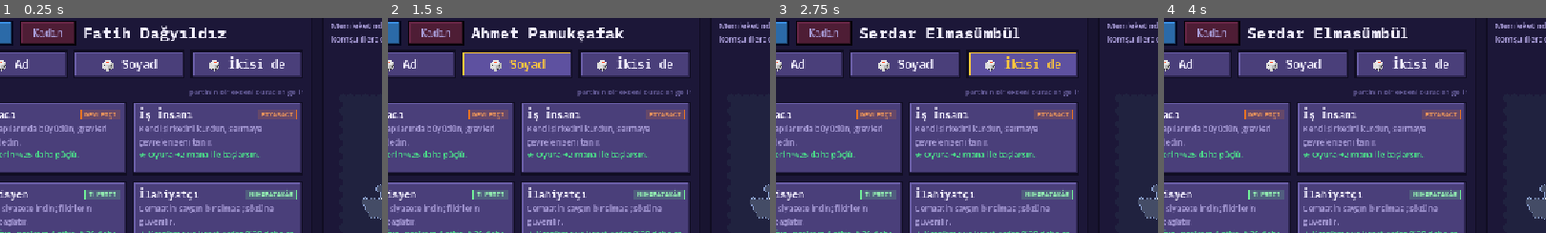
Above: before the commit, frames 1-4 (left to right).
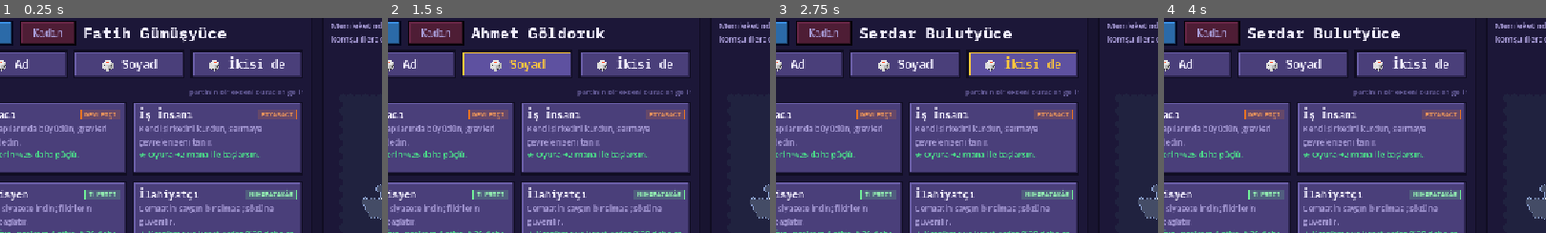
Above: after the commit, the same moments.

Repository: TriQue06/siyaset_oyunu_test_experimental
Game: Godot game, scene res://scenes/PoliticianSetup.tscn
The game is run twice, just before and just after one commit, with the same random seed, the same clock (stepped at 60 frames per second) and the same inputs. This scene is started directly instead of the project's main scene. Sound files missing from this copy of the repository are replaced by a short silence.
Inputs:
- Up to frame 1 (0.25 s): no input
- Up to frame 2 (1.5 s): click "🎲 Ad" at 0.5 s; click "🎲 Soyad" at 1.25 s
- Up to frame 3 (2.75 s): click "🎲 İkisi de" at 2 s
- Up to frame 4 (4 s): click "Menü" at 2.75 s; click "Devam Et (ESC)" at 3.5 s
The pictures show only the part of the screen within x 8-58%, y 19-69%; the shares and areas given below are measured in that part.

The runs differ from the first frame. In frame 1, 0.6% of the frame differs, in the area x 36-60%, y 3-12%; in frame 2, 0.6%, in the area x 36-62%, y 4-12%; in frame 3, 0.6%; in frame 4, 0.6%.

Commit message:
Sürüm 0.0.119: Yılmaz ve Karabulut soyadları mümkün
Co-Authored-By: Claude Opus 5.5 <noreply@anthropic.com>

Diff:
--- a/siyaset-oyunu/project.godot
+++ b/siyaset-oyunu/project.godot
@@ -11,7 +11,7 @@
 [application]
 
 config/name="Siyaset Oyunu"
-config/version="0.0.118"
+config/version="0.0.119"
 run/main_scene="res://scenes/Lobby.tscn"
 config/quit_on_go_back=false
 config/features=PackedStringArray("4.7", "Forward Plus")
--- a/siyaset-oyunu/scripts/politician_presets.gd
+++ b/siyaset-oyunu/scripts/politician_presets.gd
@@ -107,15 +107,19 @@
 	"tepe", "yazı", "örs", "kalem", "dokuma", "keman", "yüce", "yay",
 	"sazlı", "kamış", "çalı", "fındık", "kiraz", "kayın", "palamut", "yonca", "kestane", "defne",
 	"soy", "ay", "ok", "yol", "gül", "yıldız", "bulut"]
+## Kök + ekle üretilemeyen ama izin verilen tek parça soyadlar; arada bir
+## (STANDALONE_SURNAME_CHANCE) bunlardan biri gelir.
+const STANDALONE_SURNAMES := ["Yılmaz"]
+const STANDALONE_SURNAME_CHANCE := 0.04
 ## Gerçek (Türk) siyasetçi soyadları: üretici bunları ASLA vermez.
 const BANNED_SURNAMES := ["Erdoğan", "Kılıçdaroğlu", "Bahçeli", "Akşener", "İnce", "Demirtaş",
 	"Davutoğlu", "Babacan", "Özel", "İmamoğlu", "Yavaş", "Özal", "Demirel", "Ecevit", "Erbakan",
-	"İnönü", "Atatürk", "Menderes", "Türkeş", "Baykal", "Çiller", "Yılmaz", "Bayar", "Gül",
+	"İnönü", "Atatürk", "Menderes", "Türkeş", "Baykal", "Çiller", "Bayar", "Gül",
 	"Sezer", "Soylu", "Karamollaoğlu", "Perinçek", "Oğan", "Dervişoğlu", "Bakırhan", "Kurtulmuş",
 	"Yıldırım", "Arınç", "Akdoğan", "Uysal", "Altan", "Sancar", "Koç", "Aydın", "Ağıralioğlu",
 	"Akpınar", "Gökçek", "Ağar", "Karayalçın", "Talabani", "Günaydın", "Kaya", "Demir",
 	"Çağlayan", "Bozdağ", "Albayrak", "Tanal", "Altay", "Akar", "Ulusoy", "Sarıgül", "Alpay", "Altınok", "Akyol", "Gökçe", "Akgül", "Tanyol", "Karabağ",
-	"Akbulut", "Aksoy", "Akay", "Altınay", "Ayyıldız", "Akyıldız", "Günay", "Karabulut", "Altınsoy",
+	"Akbulut", "Aksoy", "Akay", "Altınay", "Ayyıldız", "Akyıldız", "Günay", "Altınsoy",
 	"Ceylanpınar", "Kızılay", "Bilgiç", "Ünal", "Çelik", "Kurt", "Doğan", "Şimşek", "Polat", "Kalkan",
 	"Elitaş", "Ağbal", "Bostancı", "Tüfenkci", "Zeybekci", "Fidan", "Bayraktar", "Kacır", "Göktaş"]
 
@@ -183,7 +187,11 @@
 static func random_surname(avoid: Array = [], rng: RandomNumberGenerator = null) -> String:
 	var surname := ""
 	for attempt in 200:
-		surname = _pick(SURNAME_ROOTS, rng) + _pick(SURNAME_ENDS, rng)
+		var roll := rng.randf() if rng != null else randf()
+		if roll < STANDALONE_SURNAME_CHANCE:
+			surname = _pick(STANDALONE_SURNAMES, rng)
+		else:
+			surname = _pick(SURNAME_ROOTS, rng) + _pick(SURNAME_ENDS, rng)
 		if not is_banned_surname(surname) and not avoid.has(surname) and not _is_doubled(surname):
 			return surname
 	return surname
--- a/siyaset-oyunu/tools/smoke_test_politician.gd
+++ b/siyaset-oyunu/tools/smoke_test_politician.gd
@@ -96,6 +96,13 @@
 			overlap = true
 	check("erkek ve kadin listeleri ayrik", not overlap)
 	check("soyadlar cesitli", seen.size() > 400, str(seen.size()))
+	var yilmaz := false
+	for i in 2000:
+		if PP.random_surname() == "Yılmaz":
+			yilmaz = true
+	check("Yilmaz soyadi cikabilir", yilmaz)
+	check("Karabulut gecerli", not PP.is_banned_surname("Karabulut"))
+	check("Bayraktar, Soylu, Albayrak yasakli", PP.is_banned_surname("Bayraktar") and PP.is_banned_surname("Soylu") and PP.is_banned_surname("Albayrak"))
 	check("gercek soyad reddedilir", not PP.is_valid(PP.make("Ali", "Erdoğan", "sendikaci", home)))
 	check("rastgele soyad kullanilani vermez", not PP.random_surname(["Gökyelken"]).is_empty())
 	var bot_surnames := {}
Not shown, changed: siyaset-oyunu/export_presets.cfg
